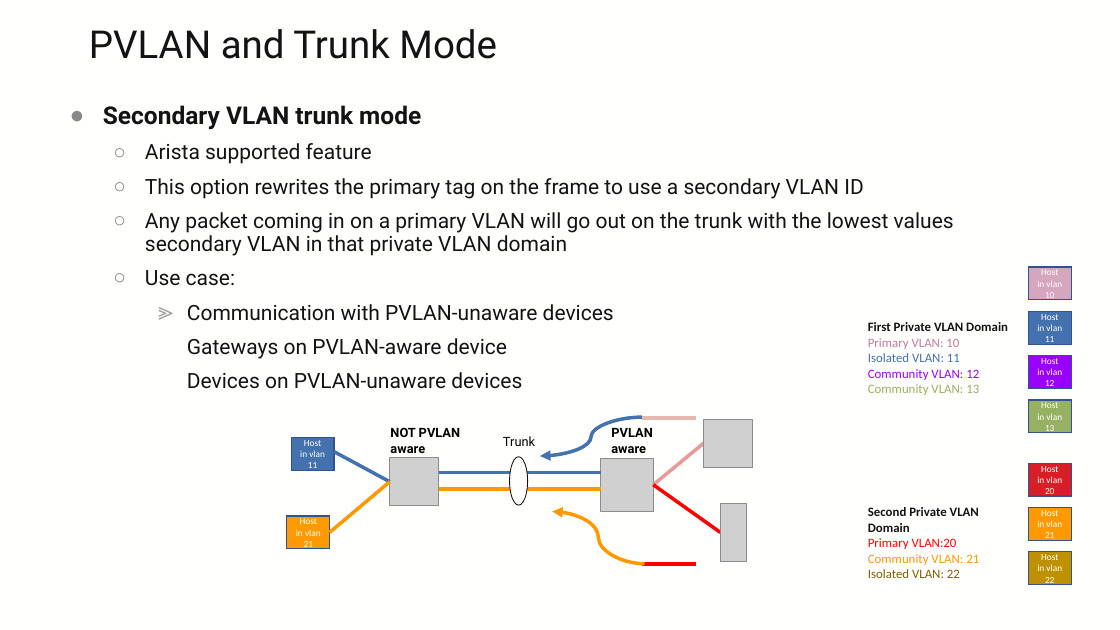
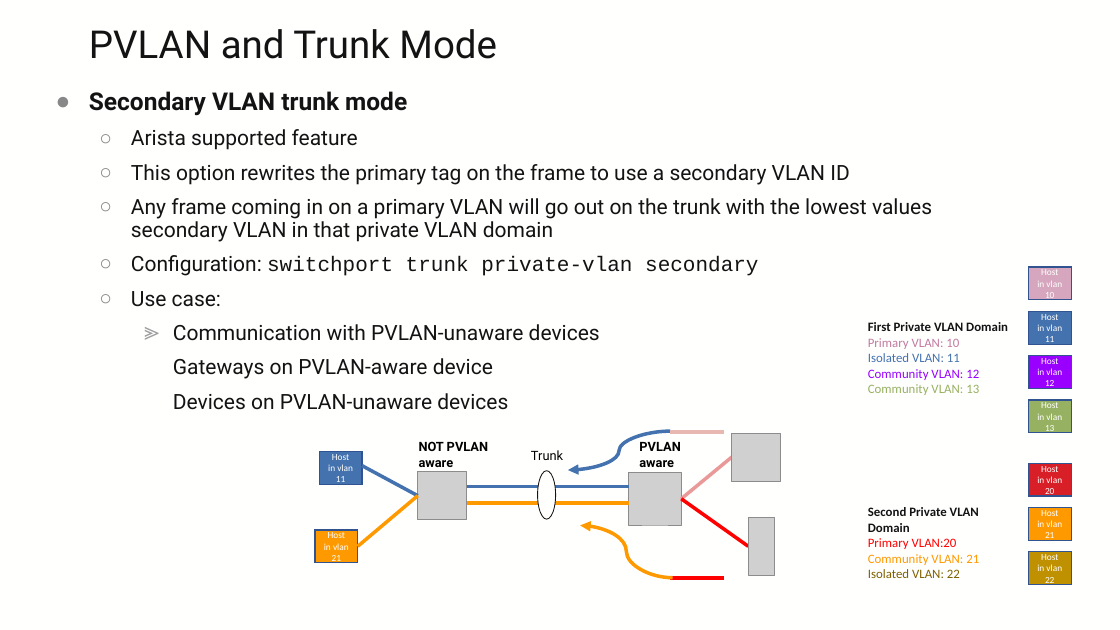
Before and after one commit to ksator/pvlan_evpn_vxlan, a slide deck: slide 13 of PVLAN_EVPN_VXLAN.pptx (slide 12 before the commit). Drawn at 1120x630 pixels with LibreOffice and Linux fonts; fonts in the diff are those of the drawing; grey boxes stand for pictures; background and template pictures are left out. Boxes give left, top, right and bottom in pixels: in the first picture for what was removed or moved away, otherwise in the second. Text is boxed around its words. In the diff, an @@ line names an element or a change of style, - is before the commit and + after.

```diff
--- a/PVLAN_EVPN_VXLAN.pptx
+++ b/PVLAN_EVPN_VXLAN.pptx
@@ text "Secondary VLAN trunk mode": place and size @@
-text "Secondary VLAN trunk mode" at box(103, 105, 954, 389)
+text "Secondary VLAN trunk mode" at box(89, 91, 932, 410)
@@ text at box(131, 198, 932, 276): text changed @@
-  ○ Any packet coming in on a primary VLAN will go out on the trunk with the lowest values secondary VLAN in that private VLAN domain
+  ○ Any frame coming in on a primary VLAN will go out on the trunk with the lowest values secondary VLAN in that private VLAN domain
+  ○ Configuration: switchport trunk private-vlan secondary
@@ 6 lines, 3 pictures, 3 texts, 2 curved arrows, 1 rectangle, 1 ellipse: place and size @@
-6 lines, 3 pictures, 3 texts, 2 curved arrows, 1 rectangle, 1 ellipse at box(287, 418, 752, 564)
+6 lines, 3 pictures, 3 texts, 2 curved arrows, 1 rectangle, 1 ellipse at box(315, 431, 780, 578)
@@ 2 lines, 1 picture, 1 rectangle: place and size @@
-2 lines, 1 picture, 1 rectangle at box(292, 438, 721, 533)
+2 lines, 1 picture, 1 rectangle at box(319, 451, 749, 546)
```
Also in this commit, not shown: 11 other slides changed, 1 slide added.
